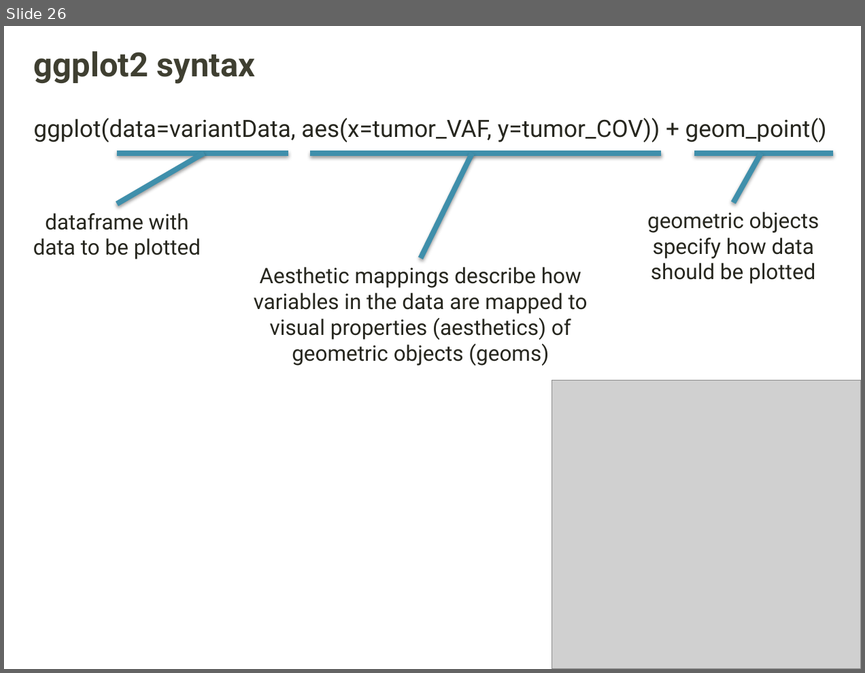
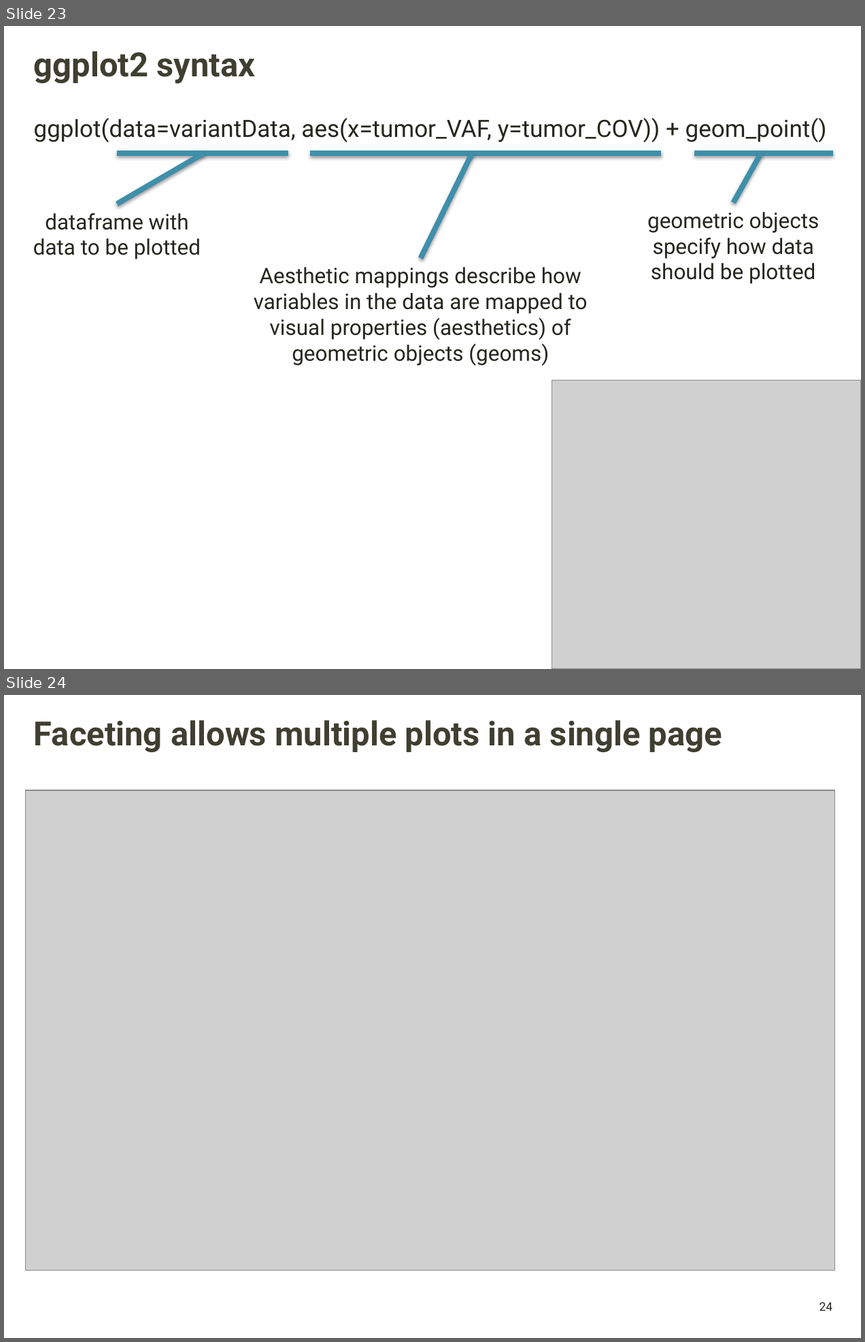
Before and after one commit to griffithlab/gen-viz-lectures, a slide deck: GenViz_Module2_Lecture.pptx. Shown one above the other, each under a label of ours: slide 26 before the commit, slides 23 and 24 after it. The pictures are 865x673 and 865x1342 pixels, drawn with LibreOffice and Linux fonts; fonts in the diff are those of the drawing; grey boxes stand for pictures; background and template pictures are left out. Boxes give left, top, right and bottom in pixels: in the first picture for what was removed or moved away, otherwise in the second. Text is boxed around its words. In the diff, an @@ line names an element or a change of style, - is before the commit and + after.

```diff
--- a/GenViz_Module2_Lecture.pptx
+++ b/GenViz_Module2_Lecture.pptx
@@ slide 24 added at <box>4,695,861,1338</box>, background picture (left out) @@
@@ title added at <box>34,720,722,752</box>, 28 pt, text #3F3F32, bold @@
+Faceting allows multiple plots in a single page
@@ picture added at <box>26,790,834,1270</box> @@
@@ page number added at <box>819,1302,833,1310</box>, 10 pt, text #26261E @@
+24
@@ what was slide 26 is now slide 23 @@
```
Also in this commit, not shown: 9 slides changed, 8 other slides added, 11 slides removed, 2 other files.
